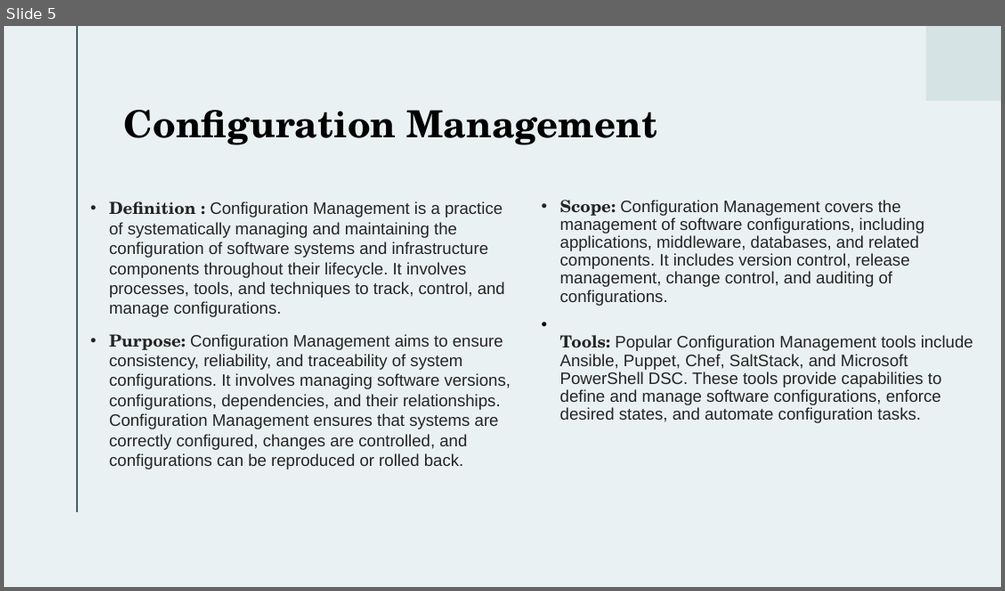
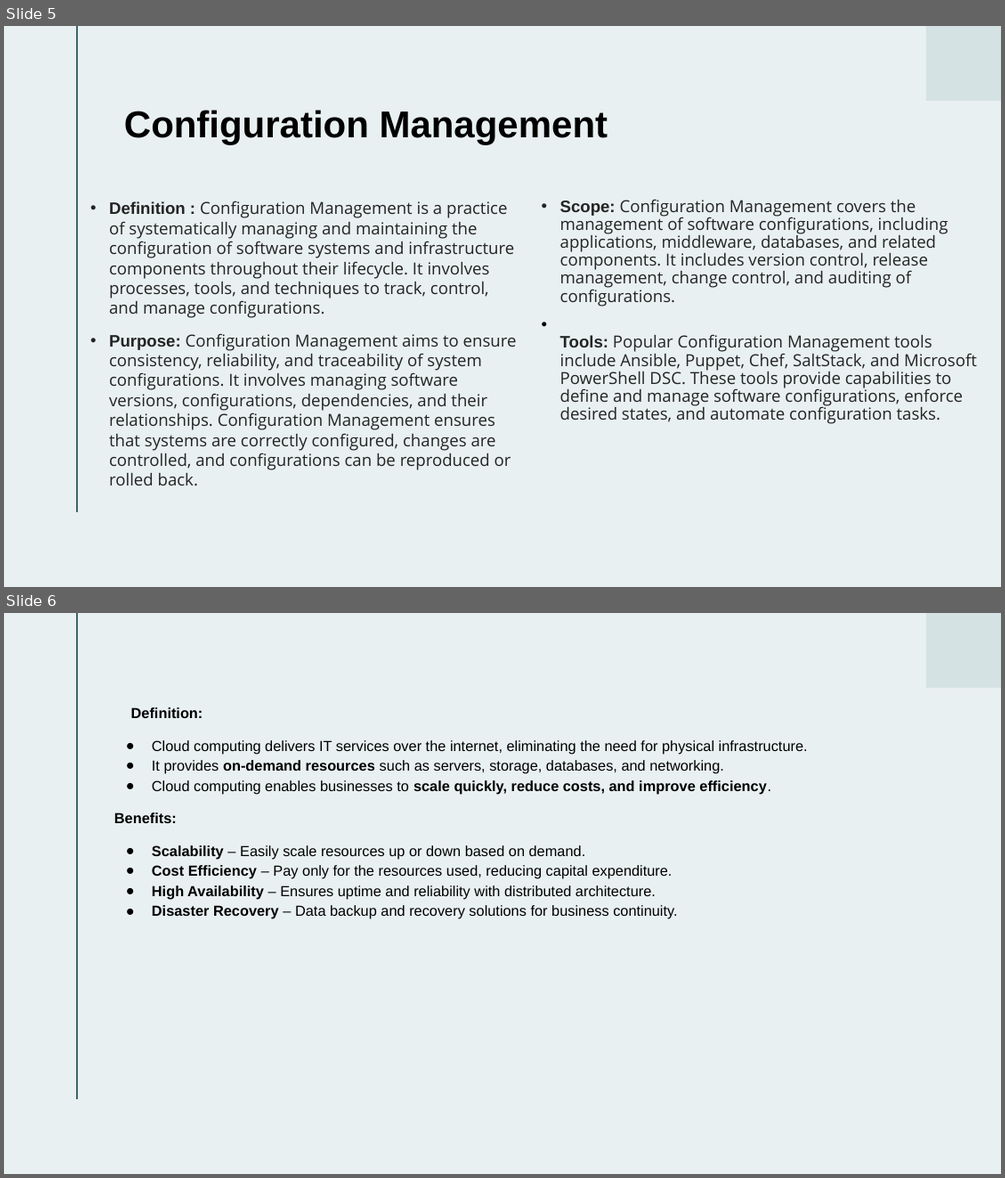
Before and after one commit to sub0101/muku, a slide deck: Presentation 3.pptx. Shown one above the other, each under a label of ours: slide 5 before the commit, slides 5 and 6 after it. The pictures are 1005x591 and 1005x1178 pixels, drawn with LibreOffice and Linux fonts; fonts in the diff are those of the drawing. Boxes give left, top, right and bottom in pixels: in the first picture for what was removed or moved away, otherwise in the second. Text is boxed around its words. In the diff, an @@ line names an element or a change of style, - is before the commit and + after.

```diff
--- a/Presentation 3.pptx
+++ b/Presentation 3.pptx
@@ slide 6 added at bbox=[4, 613, 1001, 1174], background #E9F0F1; not listed: 2 template elements that a slide beside it also shows @@
@@ text added at bbox=[114, 707, 808, 919], 14 pt, text #000000 @@
+Definition:
+● Cloud computing delivers IT services over the internet, eliminating the need for physical infrastructure.
+● It provides on-demand resources such as servers, storage, databases, and networking.
+● Cloud computing enables businesses to scale quickly, reduce costs, and improve efficiency.
+Benefits:
+● Scalability – Easily scale resources up or down based on demand.
+● Cost Efficiency – Pay only for the resources used, reducing capital expenditure.
+● High Availability – Ensures uptime and reliability with distributed architecture.
+● Disaster Recovery – Data backup and recovery solutions for business continuity.
@@ slide 5 changed as well @@
@@ background #EAF1F2 to #E9F0F1 @@
@@ title "Configuration Management" at bbox=[124, 110, 608, 144]: font TeX Gyre Schola to Arial @@
@@ text "Definition : Configuration Management is ..." at bbox=[109, 200, 517, 486]: font TeX Gyre Schola to Arial in "Definition :", "Purpose:"; font Arial to Open Sans; less space between paragraphs @@
@@ text "Scope: Configuration Management covers the ..." at bbox=[560, 199, 977, 424]: font TeX Gyre Schola to Arial in "Scope:", "Tools:"; font Arial to Open Sans; less space between paragraphs @@
```
Also in this commit, not shown: 10 other slides changed, 6 other slides added, 4 slides removed.
